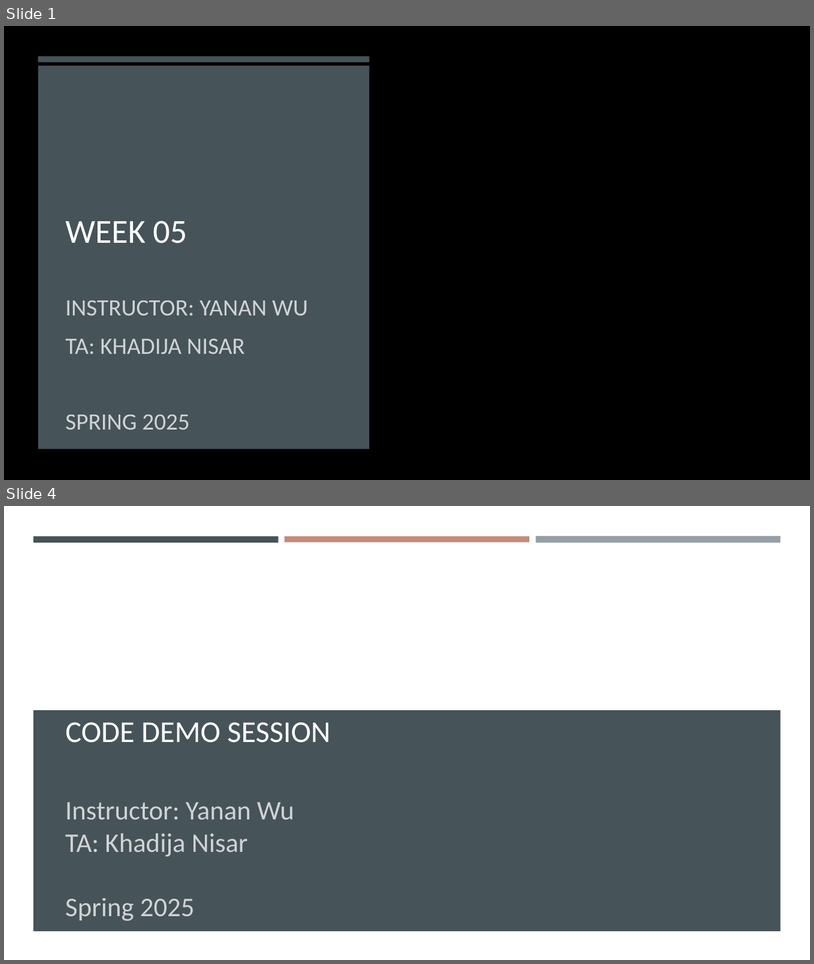
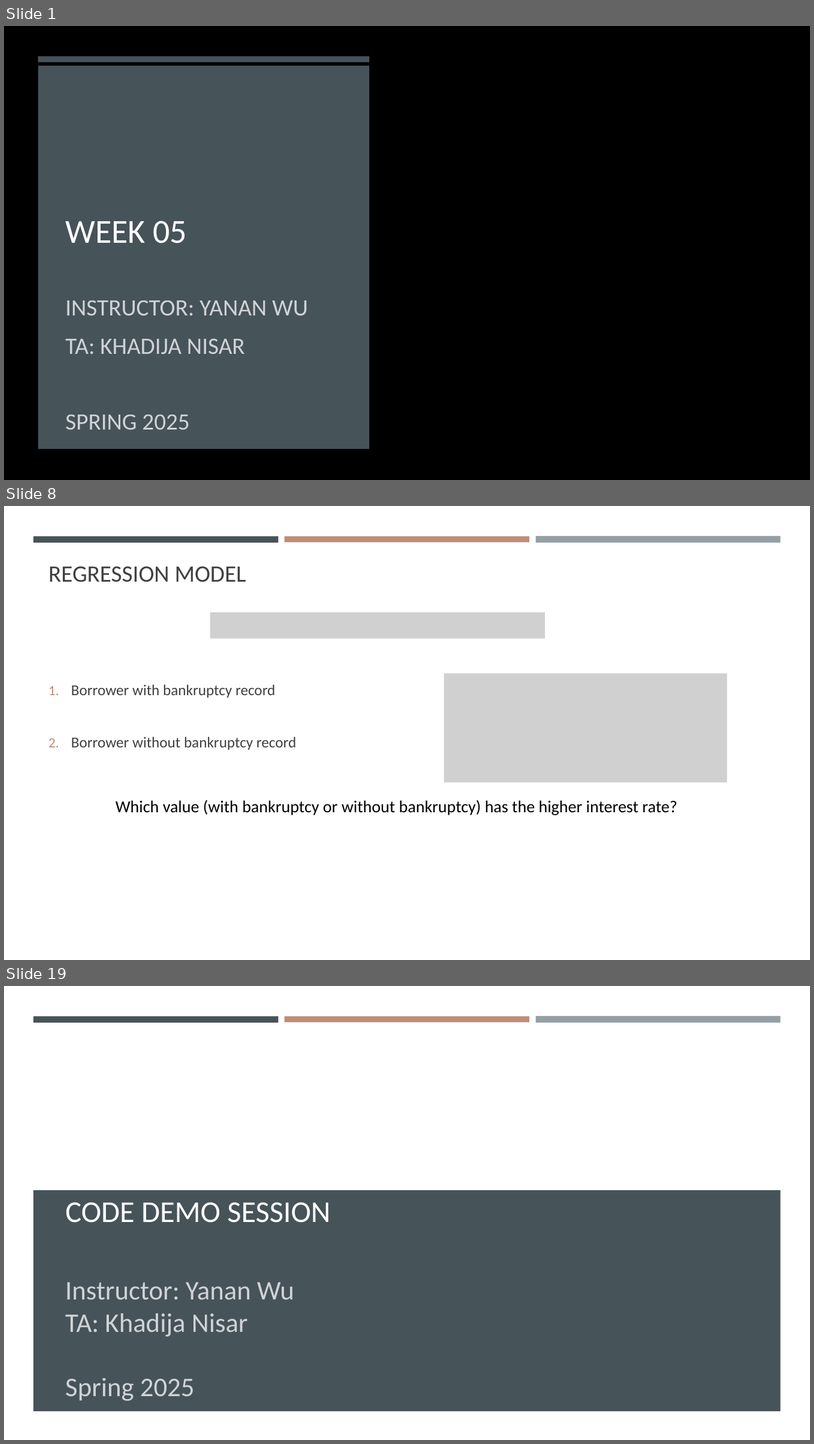
Before and after one commit to gisynw/geog-247, a slide deck: docs/Lectures/Week05/Week05_MultipleRegression.pptx. Shown one above the other, each under a label of ours: slides 1 and 4 before the commit, slides 1, 8 and 19 after it; the slides between them are not shown. The pictures are 814x964 and 814x1444 pixels, drawn with LibreOffice and Linux fonts; fonts in the diff are those of the drawing; grey boxes stand for pictures; background and template pictures are left out. Boxes give left, top, right and bottom in pixels: in the first picture for what was removed or moved away, otherwise in the second. Text is boxed around its words. In the diff, an @@ line names an element or a change of style, - is before the commit and + after.

```diff
--- a/docs/Lectures/Week05/Week05_MultipleRegression.pptx
+++ b/docs/Lectures/Week05/Week05_MultipleRegression.pptx
@@ slide 8 added at bbox=[4, 506, 810, 960], background #FFFFFF; not listed: 3 template elements that a slide beside it also shows @@
@@ title added at bbox=[48, 566, 246, 582], 28 pt, text #404040 @@
+REGRESSION MODEL
@@ picture added at bbox=[210, 612, 545, 639] @@
@@ text added at bbox=[71, 684, 296, 750], 18 pt, text #404040 @@
+1. Borrower with bankruptcy record
+2. Borrower without bankruptcy record
@@ picture added at bbox=[444, 673, 728, 782] @@
@@ text added at bbox=[116, 799, 677, 815], 20 pt, text #000000 @@
+Which value (with bankruptcy or without bankruptcy) has the higher interest rate?
@@ what was slide 4 is now slide 19 @@
```
Also in this commit, not shown: 1 slide changed, 15 other slides added, 2 slides removed, 11 other files.
